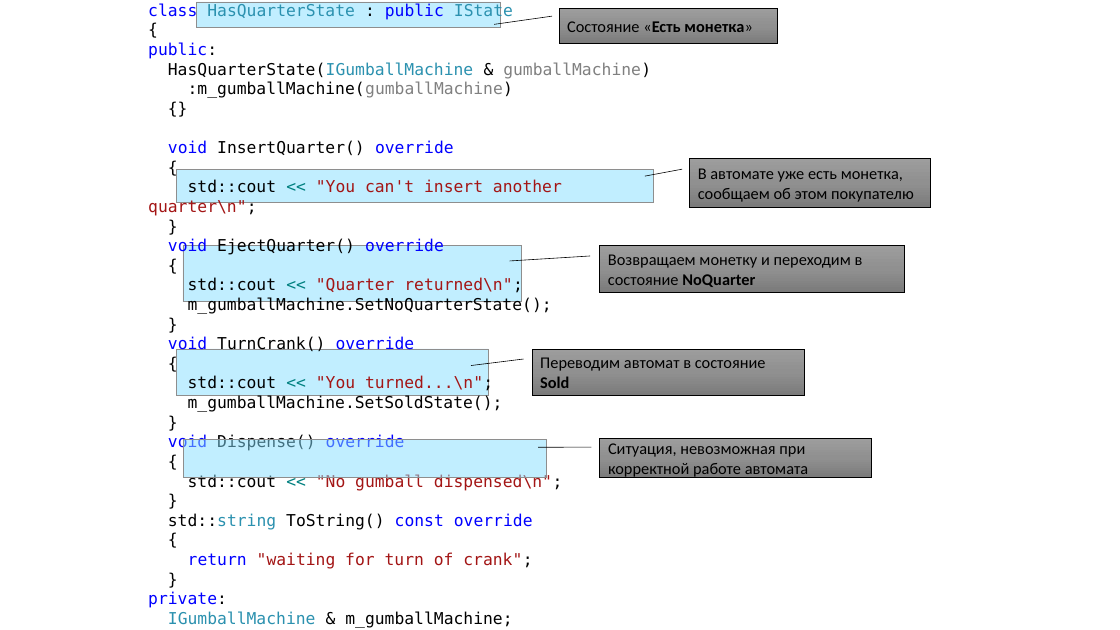
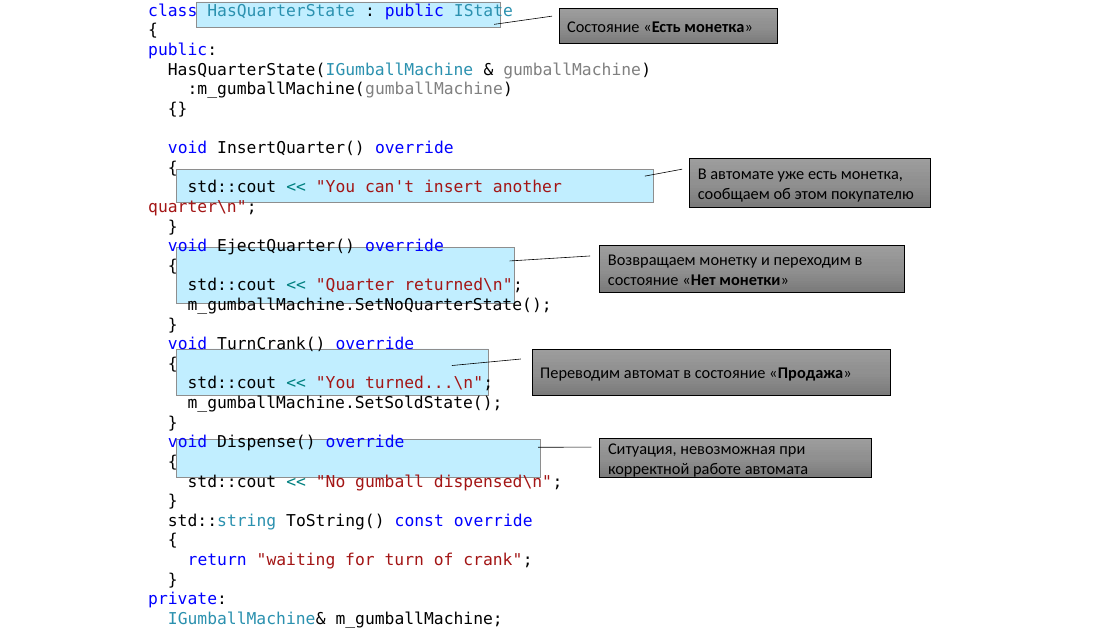
Before and after one commit to alexey-malov/ood, a slide deck: slide 21 of lectures/11.state/state.pptx (slide 19 before the commit). Drawn at 1120x630 pixels with LibreOffice and Linux fonts; fonts in the diff are those of the drawing. Boxes give left, top, right and bottom in pixels: in the first picture for what was removed or moved away, otherwise in the second. Text is boxed around its words. In the diff, an @@ line names an element or a change of style, - is before the commit and + after.

Commit message:
Обновил материалы по паттерну "Состояние"

```diff
--- a/lectures/11.state/state.pptx
+++ b/lectures/11.state/state.pptx
@@ rectangle moved from (x1=183, y1=246, x2=522, y2=302) to (x1=176, y1=248, x2=515, y2=304) @@
@@ text in border callout at (x1=608, y1=254, x2=863, y2=285): text changed @@
-Возвращаем монетку и переходим в состояние NoQuarter
+Возвращаем монетку и переходим в состояние «Нет монетки»
@@ border callout "Переводим автомат в состояние «Продажа»" resized from (x1=532, y1=349, x2=805, y2=395) to (x1=532, y1=349, x2=891, y2=395) @@
@@ text in border callout at (x1=540, y1=367, x2=852, y2=381): text changed @@
-Переводим автомат в состояние Sold
+Переводим автомат в состояние «Продажа»
@@ rectangle moved from (x1=183, y1=439, x2=547, y2=477) to (x1=176, y1=439, x2=540, y2=477) @@
@@ text at (x1=168, y1=611, x2=503, y2=628): spaces changed @@
-IGumballMachine & m_gumballMachine;
+IGumballMachine& m_gumballMachine;
```
Also in this commit, not shown: 11 other slides changed, 7 slides added, 2 other files.
